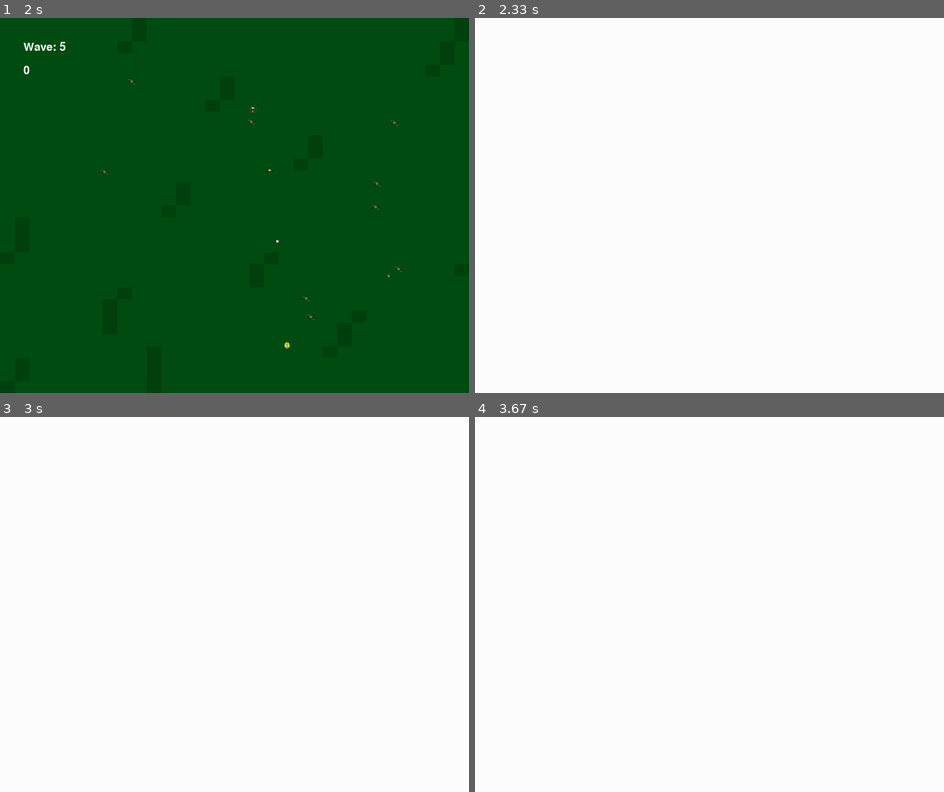
Above: before the commit, frames 1-4 (two rows, left to right).
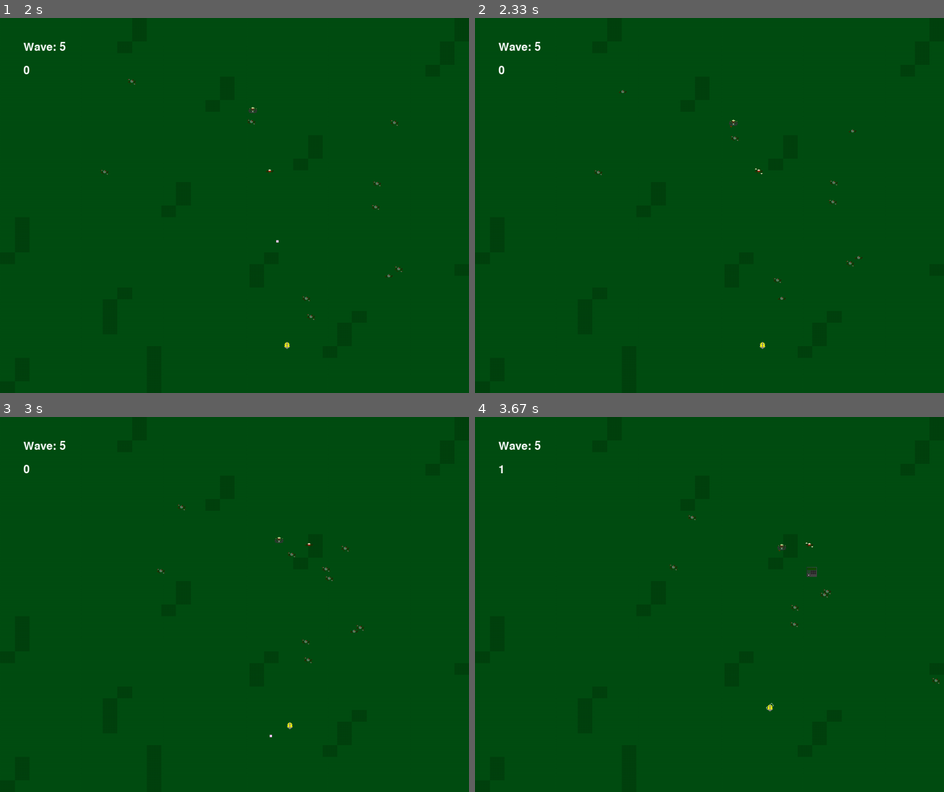
Above: after the commit, the same moments.

Repository: NotMrW/pygamesixtynine
Game: pygame game, started from main.py
Two runs of this game, one before a commit and one after it. Both use one fixed random seed, a clock stepped at 60 frames per second and the inputs below.
Inputs (mouse positions are in pixels of both pictures, inside the frame that each line leads up to):
- Up to frame 1 (2 s): hold W 0.33-0.8 s; hold Right 0.33-0.8 s; tap A at 0.83 s; tap S at 1.17 s; tap Space at 1.5 s; click (281, 288) at 1.88 s
- Up to frame 2 (2.33 s): hold Right from 2.17 s (still down)
- Up to frame 3 (3 s): release Right at 2.63 s; hold Up 2.67-2.97 s; tap Space at 2.73 s
- Up to frame 4 (3.67 s): hold Right 3-3.47 s; tap Space at 3.07, 3.37, 3.57 s; hold Left from 3.5 s (still down)

Frame 1 is identical in both runs. In frame 2, 100% of the frame differs, in the area x 0-100%, y 0-100%; in frame 3, 100%; in frame 4, 100%.

Commit message:
MAJOR Sorting and added space between some code to make it easier to find stuff, also removed some code because you DRY here

Diff:
--- a/main.py
+++ b/main.py
@@ -3,6 +3,8 @@
 import pygame
 from pygame import mixer
 import math
+
+
 
 #import classes from other files
 from settings import Settings
@@ -13,20 +15,28 @@
 
 
 
+#Define the Game as a CLASS
 class Game():
     frame_count = 0
     def __init__(self):
         """Initialize da Gaem"""
+
+
+
+        #mixer code
         mixer.init()
         mixer.music.load("Audio\The _Beginning nor End_..mp3")
         mixer.music.set_volume(0.7)
         mixer.music.play()
+
+
+
+        #Main Setup
         self.settings = Settings() #initialize settings
         self.clock = pygame.time.Clock() #get a clock going
         self.screen = pygame.display.set_mode((self.settings.screen_WIDTH, self.settings.screen_HEIGHT)) #set the screen up
         self.rect = self.screen.get_rect() #get that rect
         pygame.display.set_caption("SpriteGame") #name game window
-
         self.score = 0
         pygame.font.init()
         self.font = pygame.font.Font(None, 36) #get a font for the score
@@ -34,29 +44,43 @@
         self.death_surface = self.font.render("YOU DIED", True, (255, 255, 255))
 
 
-        self.player = Player(self) #initialize player
-
+
+        #Setup the Player
+        self.player = Player(self)
+
+
+
+        #Setup the items
         self.medkits = pygame.sprite.Group()
         self.shields = pygame.sprite.Group()
 
-        self.bullets = pygame.sprite.Group() #stuff the bullets in one, plural group
-
-        self.enemies = pygame.sprite.Group() #Get the little shits into a plural group
+
+
+        #Setup the sexy bullets
+        self.bullets = pygame.sprite.Group()
+
+
+
+        #Setup every enemy type
+        self.enemies = pygame.sprite.Group()
         self.big_enemies = pygame.sprite.Group()
         self.speedy_bois = pygame.sprite.Group()
         self.blind_bulbs = pygame.sprite.Group()
         self.death_bulbs = pygame.sprite.Group()
 
+
+
+        #Enemy-Specific Data Setup
         self.bigenemies_spawned = 0
-
         self.bulbs_spawned = 0
-
         self.enemies_spawned = 0
         self.enemies_killed = 0
-
         self.speedy_bois_spawned = 0
         self.speedy_bois_killed = 0
 
+
+
+        #Wave Setup
         self.wave_number = 5
         self.wave_surface = self.font.render(f"Wave: {self.wave_number}", True, (255, 255, 255))
         self.spawn_counter = 0
@@ -64,11 +88,9 @@
         self.biglevel_threshold = math.floor(self.wave_number // 5)
         self.speedylevel_threshold = 0+math.floor(self.wave_number//7)
 
-        self.score = 0
-        pygame.font.init()
-        self.font = pygame.font.Font(None, 36) #get a font for the score
-        self.score_surface = self.font.render(str(self.score), True, (255, 255, 255)) #render the score as a surface
-
+
+
+        #Setup Booleans
         self.running = True #I guess we can have a loop for the gaem...dwa
 
 
@@ -76,7 +98,15 @@
     def run(self):
         """"Da function to run da gaem"""
         while self.running: #we use "running" value here for loop? Huh, neat
+
+
+
+            #DEBUGGING
             print(self.player.status)
+
+
+
+            #Keayboard-Based Events
             for event in pygame.event.get():
                 if event.type == pygame.QUIT:
                     self.running = False #We always need to be able to run from the gaem
@@ -95,6 +125,9 @@
                         bullet = Bullet(self)
                         self.bullets.add(bullet)
 
+
+
+                #More Keayboard-Based events
                 if event.type == pygame.KEYUP:
                     if event.key == pygame.K_a or event.key == pygame.K_LEFT:
                         self.player.moving_left = False
@@ -105,11 +138,17 @@
                     if event.key == pygame.K_s or event.key == pygame.K_DOWN:
                         self.player.moving_down = False
 
+
+
+                # *Le Gasp* Mouse-Based Events?!
                 if event.type == pygame.MOUSEBUTTONDOWN:
                     if event.button == pygame.BUTTON_LEFT:
                         bullet = Bullet(self)
                         self.bullets.add(bullet)
 
+
+
+            #Player Status handlers
             if self.player.status == "blind":
                 game.screen.fill("white")
                 pygame.display.flip()
@@ -125,12 +164,18 @@
                 self.wave_surface = self.font.render(f"Wave: {self.wave_number}", True, (255, 255, 255))
                 game.screen.blit(self.wave_surface, (50, 50))
 
+
+
+            #Individual Bullet/Enemy Collision Setup
             bullet_enemy_collisions = pygame.sprite.groupcollide(self.bullets, self.enemies, True, False) #Bullet/Little_shit collisions
             bullet_bigenemy_collisions = pygame.sprite.groupcollide(self.bullets, self.big_enemies, True, False)
             bullet_speedy_collisions = pygame.sprite.groupcollide(self.bullets, self.speedy_bois, True, False)
             bullet_blindbulb_collisions = pygame.sprite.groupcollide(self.bullets, self.blind_bulbs, True, False)
             bullet_deathbulb_collisions = pygame.sprite.groupcollide(self.bullets, self.death_bulbs, True, False)
 
+
+
+            #Individual Bullet/Enemy Collision Setup
             if bullet_enemy_collisions:
                 total_enemies_hit = list(bullet_enemy_collisions.values())[0]
                 for enemy in total_enemies_hit:
@@ -178,15 +223,24 @@
             if bullet_blindbulb_collisions:
                 total_enemies_hit = list(bullet_blindbulb_collisions.values())[0]
                 for blind_bulb in total_enemies_hit:
-                    blind_bulb.hp -= 3
+                    blind_bulb.hp -= 1
                     blind_bulb.knockback(bullet)
                     if blind_bulb.hp <= 0:
                         self.player.status = "blind"
                         blind_bulb.kill()
                         blindtimer = pygame.time.get_ticks() + 5000
 
-
-
+            if bullet_deathbulb_collisions:
+                total_enemies_hit = list(bullet_deathbulb_collisions.values())[0]
+                for death_bulb in total_enemies_hit:
+                    death_bulb.hp -= 1
+                    self.player.status = "permablind"
+                    self.death_surface = self.font.render("YOU ARE PERMANENTLY BLIND: U R DED", True, (0, 0, 0))
+                    death_bulb.kill()
+
+
+
+            #Bullet/Edge-Edge-of-Screen behaviors
             for bullet in self.bullets: #check dem bullets
                 if bullet.rect.left > self.settings.screen_WIDTH or bullet.rect.right < 0: #kill the bullets if they go off-screen
                     bullet.kill() #KILL
@@ -195,6 +249,9 @@
                 bullet.draw(self) #Draw moar bullet
                 bullet.update() #Updates them there bullets
 
+
+
+            #Item Behavior Handlers
             for medkit in self.medkits:
                 medkit.draw(self)
                 medkit.heal_player(self.player)
@@ -202,29 +259,42 @@
                 shield.draw(self)
                 shield.add_shield(self.player)
 
+
+
+            #INDIVIDUAL Enemy Setup
             enemy = Enemy(self)
             big_enemy = BigEnemy(self)
             speedy_boi = SpeedyBoi(self)
             blind_bulb = BlindBulb(self)
             death_bulb = DeathBulb(self)
 
+
+
+            #INDIVIDUAL Item Setup
             medkit = Medkit(self)
             shield = Shield(self)
 
+
+            #Player-related existence On-Screen
             self.player.update() #update the player, mainly its position, tho
             self.player.blit(self) #draw the player
 
+
+
+            #Wave Threshold Handlers
             if self.enemies_spawned > 0.3*self.level_threshold:
                 self.settings.spawnrate = 1
 
             if (self.enemies_spawned - self.enemies_killed) < 0.3*self.level_threshold:
                 self.settings.spawnrate = 0.8
 
+
+
+            #Enemy Spawn Handlers
             if len(self.big_enemies) < self.biglevel_threshold and self.bigenemies_spawned < self.biglevel_threshold: #if the length of them big bois is higher than the threshold for em...
                 self.big_enemies.add(big_enemy) #add them to the list
                 self.bigenemies_spawned += 1 #increment the spawn counter
 
-
             if random.random() >self.settings.spawnrate and self.enemies_spawned < self.level_threshold: #if the Gambler is lucky...
                 self.enemies.add(enemy) #add the cannon fodder
                 self.enemies_spawned += 1 #add to the valuse of enemies spawned [DEBUGGING]
@@ -237,12 +307,15 @@
                     self.blind_bulbs.add(blind_bulb)
                     self.bulbs_spawned += 1
 
-            for big_enemy in self.big_enemies: #Gotta check the WHOLE DAMN LIST OF ENEMIES
-                big_enemy.draw(self) #Spawn the little twits
-                big_enemy.update(self.player) #update those little shits
+
+
+            #Enemy Drawing Handlers
+            for big_enemy in self.big_enemies: #Gotta check ALL of them big bois
+                big_enemy.draw(self) #Spawn the large lads
+                big_enemy.update(self.player) #update them
                 big_enemy.check_collide(self.player)
                 if big_enemy.hp <= 0:
-                    big_enemy.kill()
+                    big_enemy.kill() #if no HP, then DIE... DUH!
 
             for speedy_boi in self.speedy_bois:
                 speedy_boi.draw(self)
@@ -274,15 +347,27 @@
                     enemy.kill()
                     self.enemies_killed+=1
 
+
+
+            #Player HP Handlers
             if self.player.HP > 50:
-                self.player.HP = 50
+                self.player.HP = 50 #prevent overheal
             if self.player.HP <= 0:
                 self.screen.fill("black")
                 self.screen.blit(self.death_surface, (self.settings.screen_WIDTH//2.25,self.settings.screen_HEIGHT//2))
 
+
+
+            #Player Status Handlers
             if self.player.status != "blind":
-                pygame.display.flip() #updtae the ENTIRE display
-
+                pygame.display.flip() #update the ENTIRE display
+            if self.player.status == "permablind":
+                self.screen.fill("white")
+                self.screen.blit(self.death_surface, (self.settings.screen_WIDTH//2.25,self.settings.screen_HEIGHT//2))
+
+
+
+            #Wave-Related code
             if self.enemies_killed >= self.level_threshold:
                 self.wave_number += 1
                 self.enemies_spawned = 0
@@ -310,5 +395,7 @@
             self.frame_count += 1
 
 
+
+#RUN THAT SHIT!
 game = Game()
 game.run()
